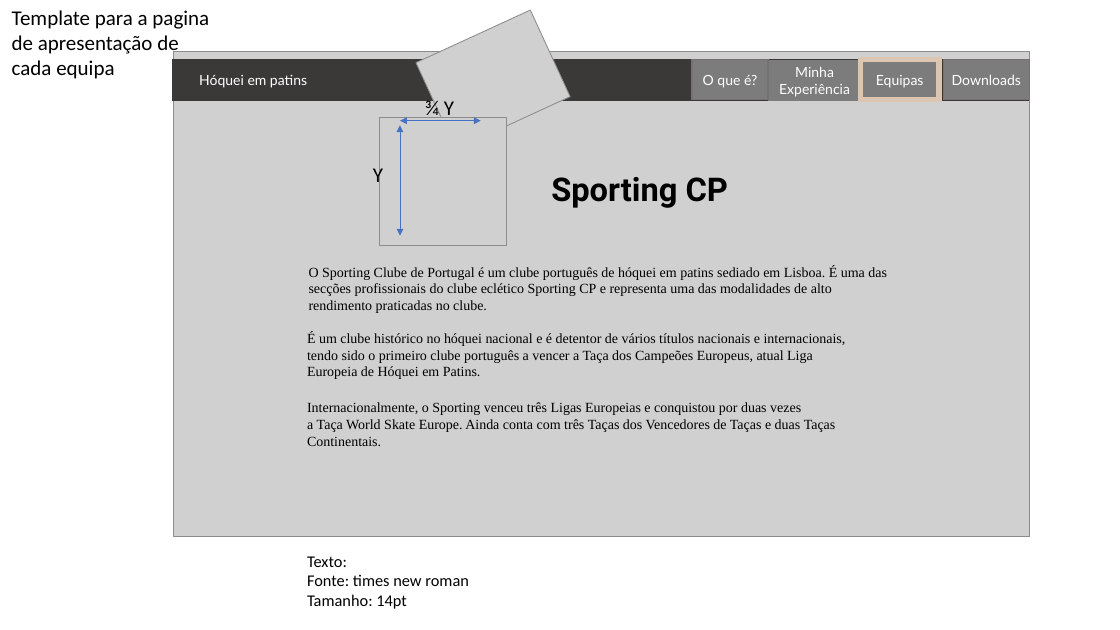
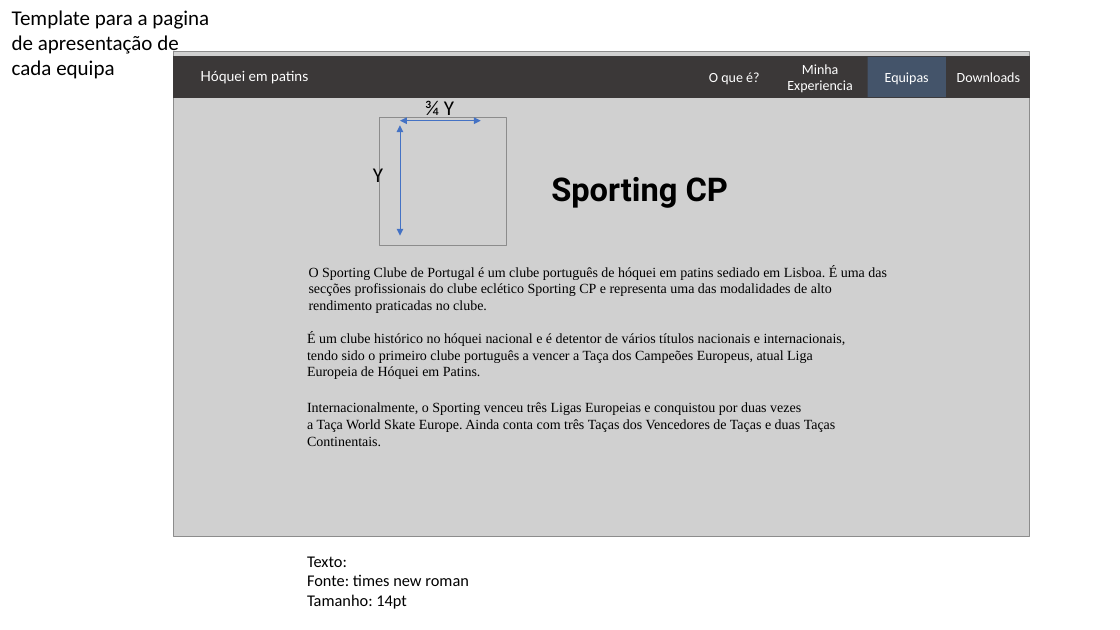
Before and after one commit to nunominhoto/SIE_Projects, a slide deck: slide 16 of Personal_website/NunoMinhoto_Mockup.pptx. Drawn at 1120x630 pixels with LibreOffice and Linux fonts; fonts in the diff are those of the drawing; grey boxes stand for pictures. Boxes give left, top, right and bottom in pixels: in the first picture for what was removed or moved away, otherwise in the second. Text is boxed around its words. In the diff, an @@ line names an element or a change of style, - is before the commit and + after.

```diff
--- a/Personal_website/NunoMinhoto_Mockup.pptx
+++ b/Personal_website/NunoMinhoto_Mockup.pptx
@@ picture removed at (416,10,570,150) @@
@@ text "O que é?" at (709,72,759,84): font Lato to Calibri; fill #7C7C7C to none; outline #767171 1 pt to none @@
@@ 2 texts, 1 rectangle: place and size @@
-2 texts, 1 rectangle at (692,60,939,101)
+2 texts, 1 rectangle at (709,57,946,97)
@@ text "Minha Experiencia" at (787,64,852,92): fill #7C7C7C to none; outline #7C7C7C 0.25 pt to none @@
@@ rectangle "Equipas" at (868,57,946,97): font Lato to Calibri; fill #7C7C7C to #44546A; outline #DDC6B1 4.5 pt to none @@
@@ text "Downloads" at (957,72,1020,82): font Lato to Calibri; fill #7C7C7C to none; outline #767171 1 pt to none @@
@@ text "Downloads": place and size @@
-text "Downloads" at (944,60,1030,100)
+text "Downloads" at (957,72,1020,82)
@@ text "Hóquei em patins": place and size @@
-text "Hóquei em patins" at (199,75,307,88)
+text "Hóquei em patins" at (200,71,308,84)
@@ text at (787,64,852,92): text changed; font Lato to Calibri @@
-Minha Experiência
+Minha Experiencia
```
Also in this commit, not shown: 7 other slides changed, 33 other files.
